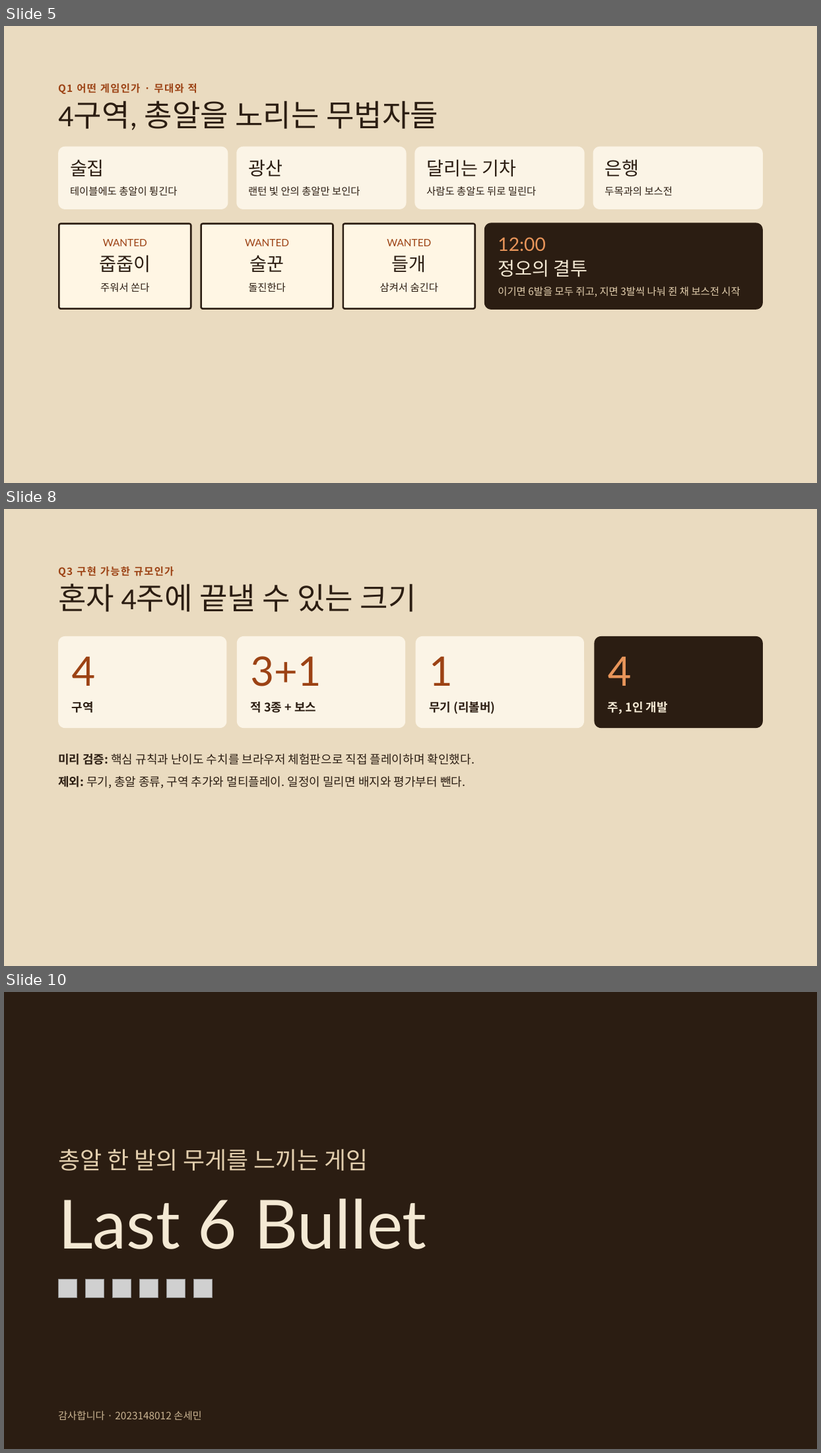
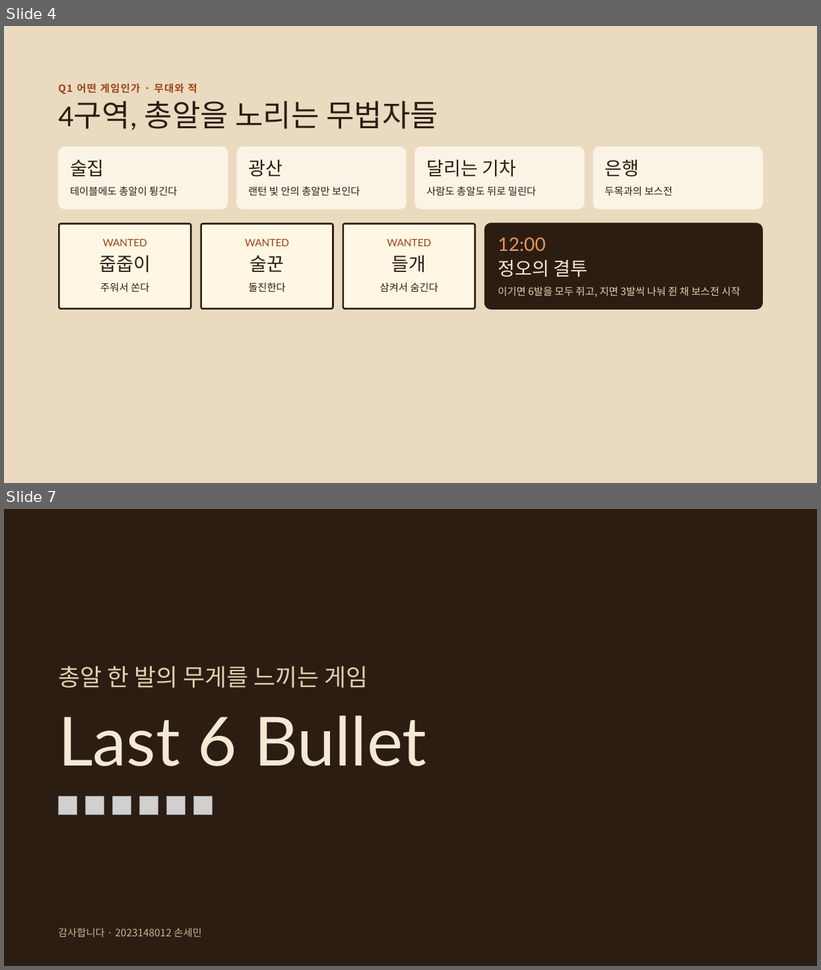
Before and after one commit to semin1228/Last6Bullet, a slide deck: docs/Last6Bullet_Presentation1.pptx. Shown one above the other, each under a label of ours: slides 5, 8 and 10 before the commit, slides 4 and 7 after it; the slides between them are not shown. The pictures are 821x1453 and 821x970 pixels, drawn with LibreOffice and Linux fonts; fonts in the diff are those of the drawing; grey boxes stand for pictures. Boxes give left, top, right and bottom in pixels: in the first picture for what was removed or moved away, otherwise in the second. Text is boxed around its words. In the diff, an @@ line names an element or a change of style, - is before the commit and + after.

```diff
--- a/docs/Last6Bullet_Presentation1.pptx
+++ b/docs/Last6Bullet_Presentation1.pptx
@@ slide 8 removed at (x1=4, y1=509, x2=817, y2=966), background #EADBC0 @@
@@ text removed at (x1=58, y1=566, x2=174, y2=577) @@
-Q3 구현 가능한 규모인가
@@ title removed at (x1=58, y1=584, x2=416, y2=612) @@
-혼자 4주에 끝낼 수 있는 크기
@@ rounded rectangle removed at (x1=58, y1=636, x2=226, y2=729) @@
@@ rounded rectangle removed at (x1=237, y1=636, x2=405, y2=729) @@
@@ rounded rectangle removed at (x1=416, y1=636, x2=584, y2=729) @@
@@ rounded rectangle removed at (x1=595, y1=636, x2=763, y2=729) @@
@@ text removed at (x1=72, y1=657, x2=96, y2=686) @@
-4
@@ text removed at (x1=250, y1=656, x2=321, y2=687) @@
-3+1
@@ text removed at (x1=429, y1=656, x2=453, y2=686) @@
-1
@@ text removed at (x1=608, y1=657, x2=632, y2=686) @@
-4
@@ text removed at (x1=72, y1=702, x2=94, y2=713) @@
-구역
@@ text removed at (x1=250, y1=702, x2=316, y2=713) @@
-적 3종 + 보스
@@ text removed at (x1=429, y1=702, x2=495, y2=714) @@
-무기 (리볼버)
@@ text removed at (x1=608, y1=702, x2=668, y2=714) @@
-주, 1인 개발
@@ text removed at (x1=58, y1=754, x2=475, y2=765) @@
-미리 검증: 핵심 규칙과 난이도 수치를 브라우저 체험판으로 직접 플레이하며 확인했다.
@@ text removed at (x1=58, y1=776, x2=465, y2=788) @@
-제외: 무기, 총알 종류, 구역 추가와 멀티플레이. 일정이 밀리면 배지와 평가부터 뺀다.
@@ what was slide 5 is now slide 4 @@
@@ what was slide 10 is now slide 7 @@
```
Also in this commit, not shown: 2 slides changed, 1 slide added, 3 other slides removed, 1 other file.
